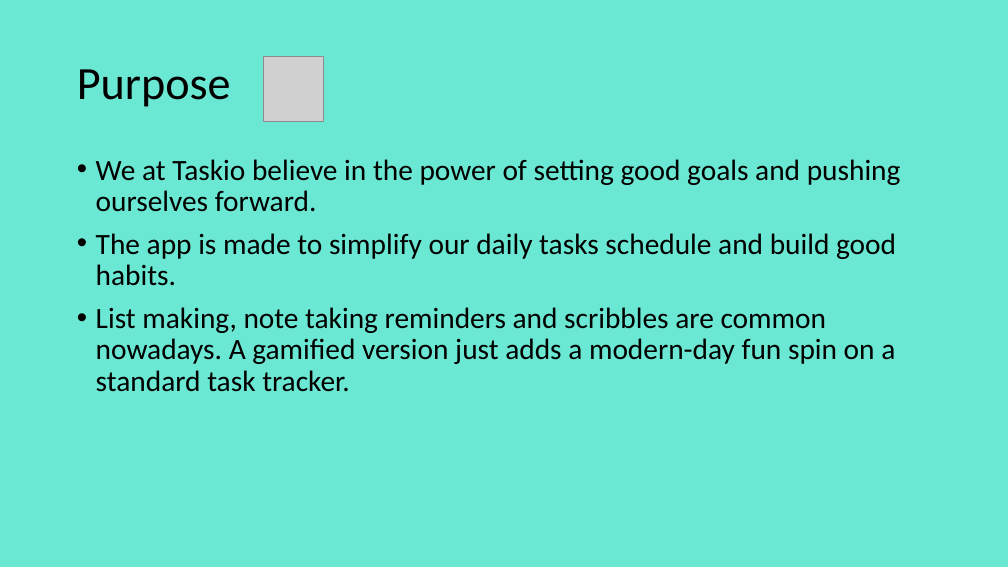
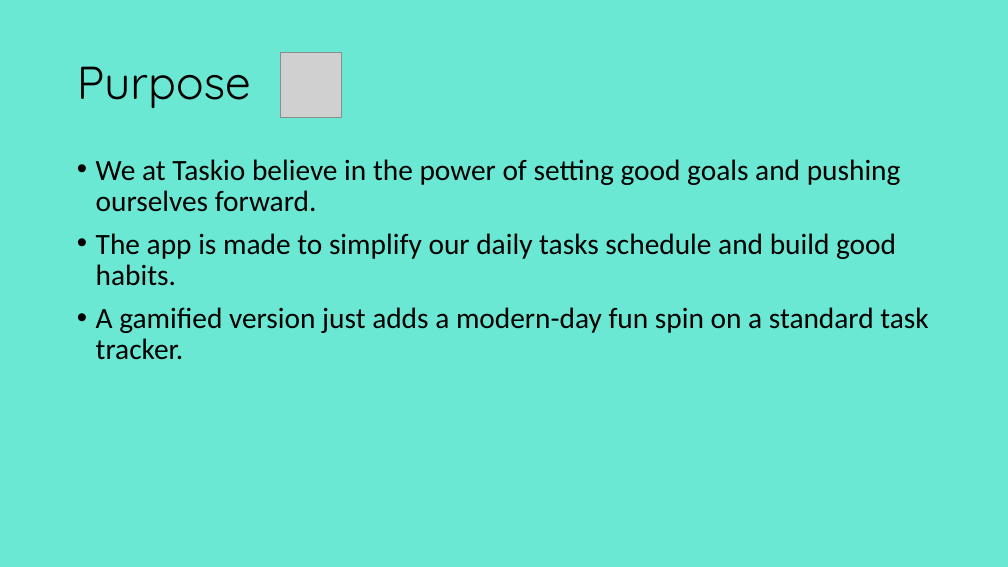
Before and after one commit to Shelby219/Taskio_gamified_task_app, a slide deck: slide 2 of docs/Presentation1.pptx. Drawn at 1008x567 pixels with LibreOffice and Linux fonts; fonts in the diff are those of the drawing; grey boxes stand for pictures. Boxes give left, top, right and bottom in pixels: in the first picture for what was removed or moved away, otherwise in the second. Text is boxed around its words. In the diff, an @@ line names an element or a change of style, - is before the commit and + after.

```diff
--- a/docs/Presentation1.pptx
+++ b/docs/Presentation1.pptx
@@ title "Purpose" at box(77, 66, 251, 108): font Calibri to Quicksand @@
@@ picture: place and size @@
-picture at box(263, 56, 324, 121)
+picture at box(281, 52, 342, 117)
@@ text at box(96, 307, 928, 360): text changed @@
-• List making, note taking reminders and scribbles are common nowadays. A gamified version just adds a modern-day fun spin on a standard task tracker.
+• A gamified version just adds a modern-day fun spin on a standard task tracker.
```
Also in this commit, not shown: 6 other slides changed, 1 slide removed, 3 other files.
